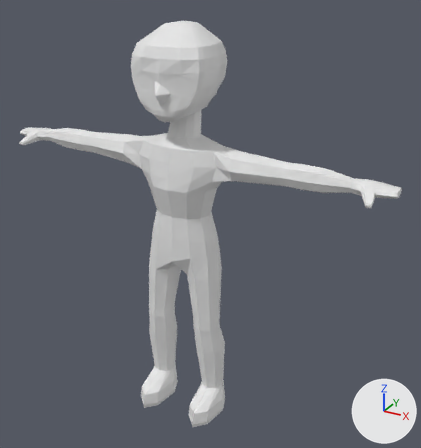
Two versions of the Blender file output/base45.blend, one commit apart.
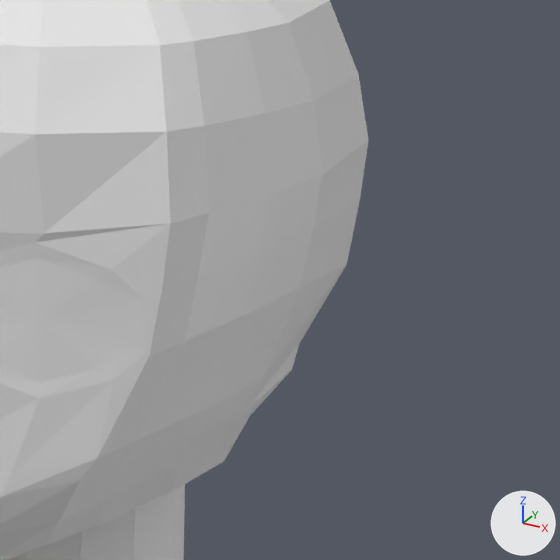
There are two pictures of each version: one whole from a 50 mm camera at (1.521, -2.471, 2.429) aimed at (0.112, 0.092, 1.147), one close up on the part from 42% to 60% of the width and 9% to 27% of the height. Lighting does not change. The marker at lower right points along +X, +Y and +Z. The first two pictures are the older version.

The first close-up shows 'BaseBody'.
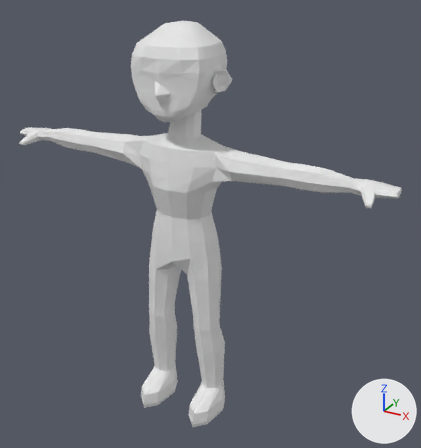
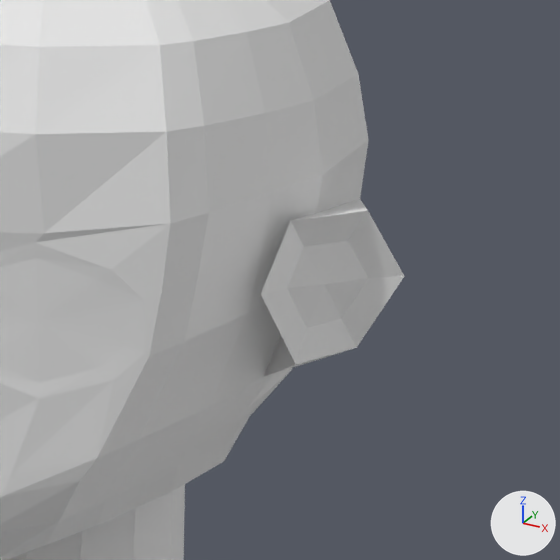
The change in detail:
me_base45quads is used by ob_basebody; location (0.0, 0.0, 0.0).
me_base45quads had 624 vertices, 622 faces and spanned x -1.1..1.1, y -0.23..0.25, z 0.0..2.2.
me_base45quads now has 650 vertices, 648 faces and spans x -1.1..1.1, y -0.23..0.25, z 0.0..2.2.
Part 1, on me_base45quads:
2 faces are deleted.
13 vertices are added at x 0.21..0.28, y -0.08..0.0, z 1.89..1.99.
15 new faces join them.
Other edits to the shape of me_base45quads do not show in these pictures.

Boxes [x1, y1, x2, y2] around the edits, measured in the close-ups (560 x 560 px):
'BaseBody', reshaped
    before: [0, 0, 369, 560]
    after: [0, 0, 404, 560]
part 1 of me_base45quads, built on
    before: [264, 199, 360, 376]
    after: [261, 199, 404, 377]
